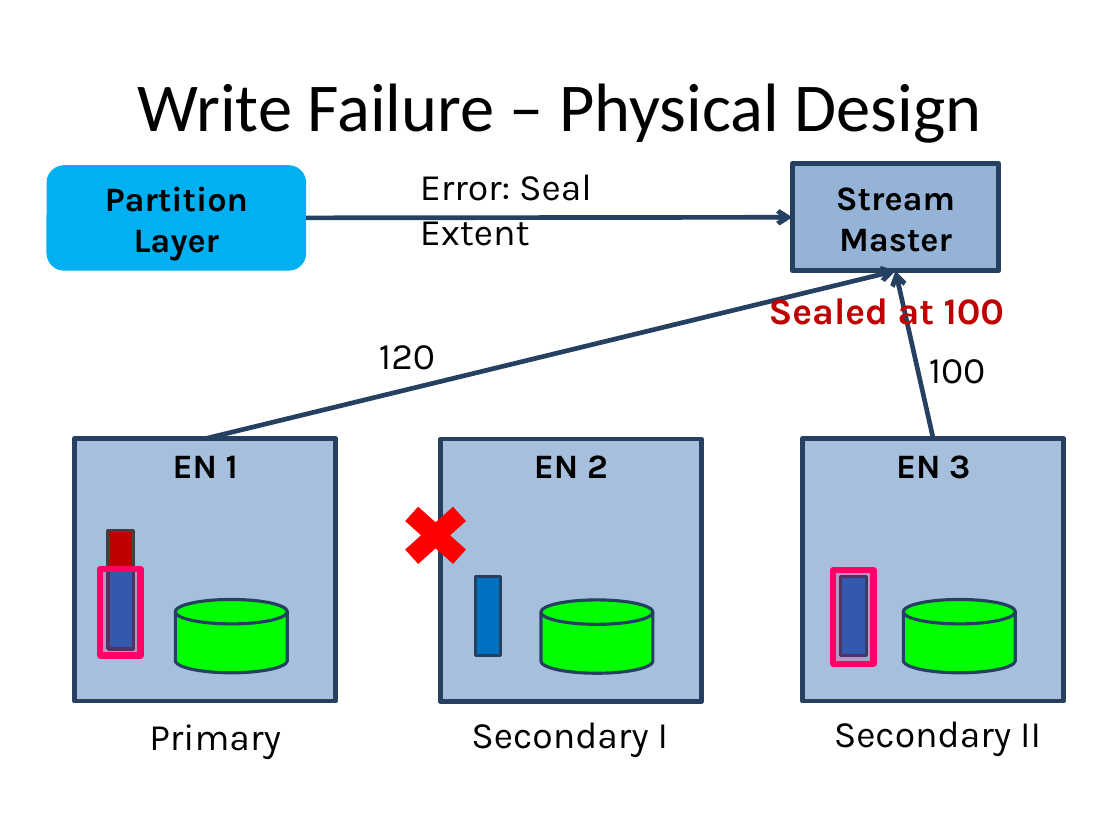
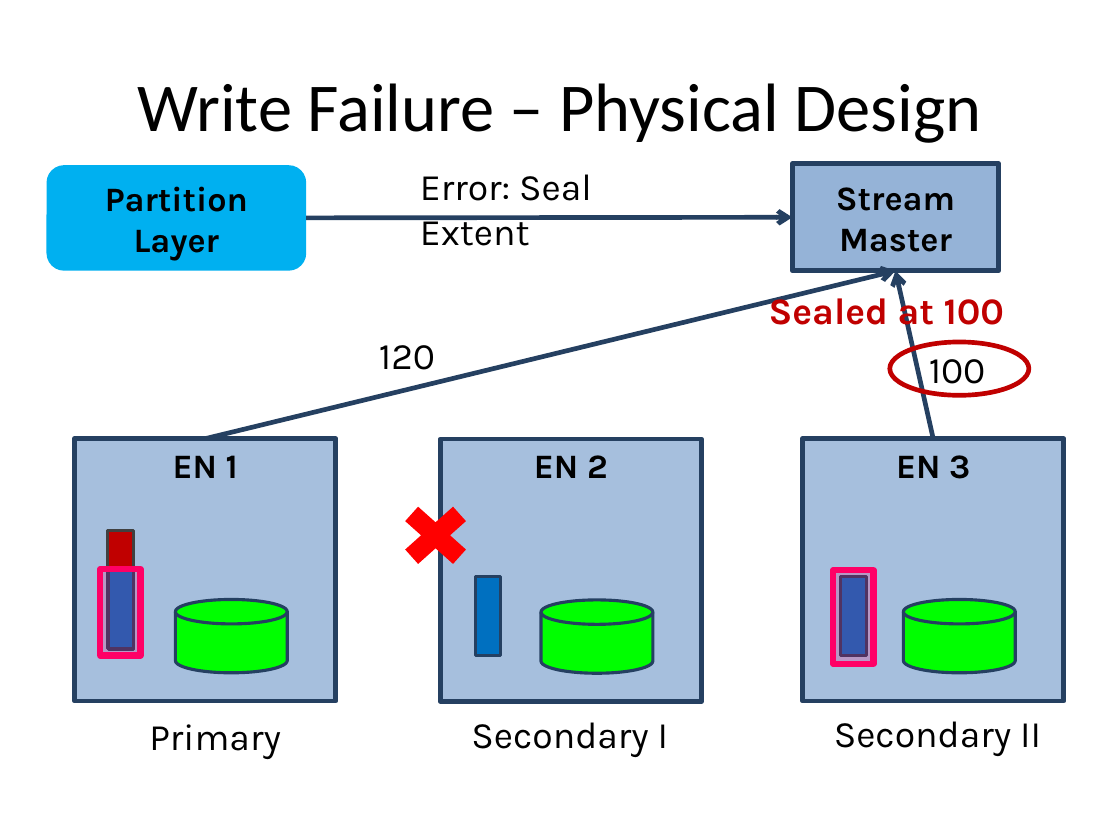
Before and after one commit to pnquanganh/distributed-storage-system, a slide deck: slide 9 of Paper Presentation/Stream Layer.pptx (slide 10 before the commit). Drawn at 1120x840 pixels with LibreOffice and Linux fonts; fonts in the diff are those of the drawing. Boxes give left, top, right and bottom in pixels: in the first picture for what was removed or moved away, otherwise in the second. Text is boxed around its words. In the diff, an @@ line names an element or a change of style, - is before the commit and + after.

```diff
--- a/Paper Presentation/Stream Layer.pptx
+++ b/Paper Presentation/Stream Layer.pptx
@@ ellipse added at [889,342,1028,395], outline #C00000 3 pt @@
```
Also in this commit, not shown: 1 other slide changed, 1 slide removed.
